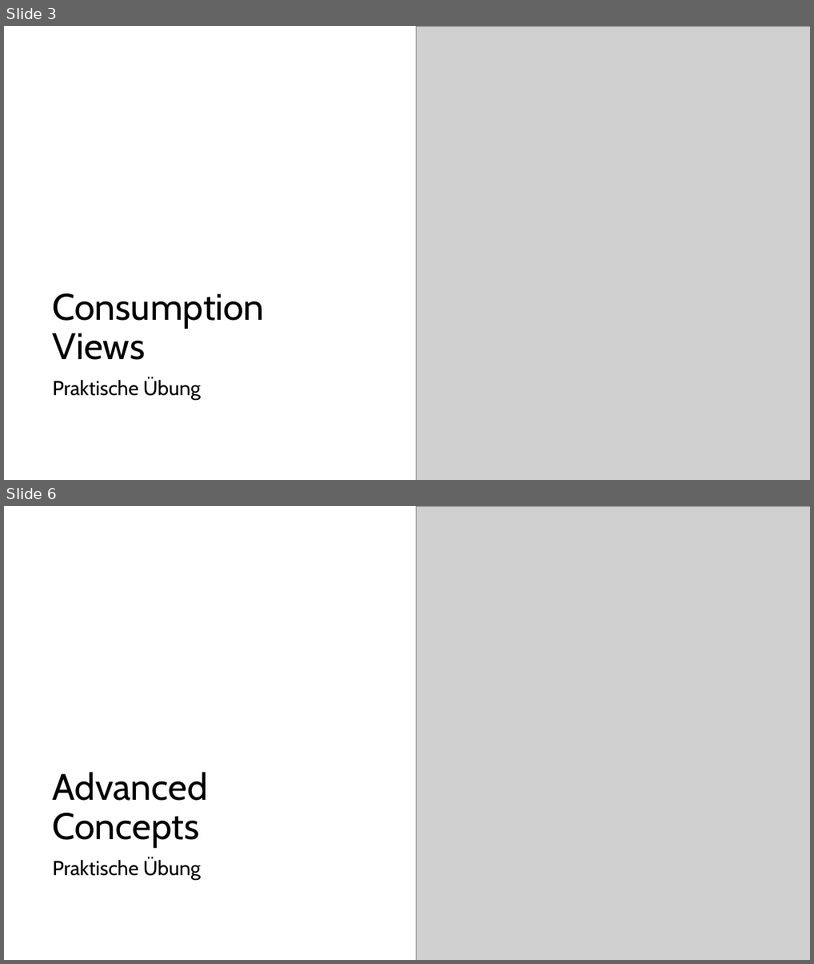
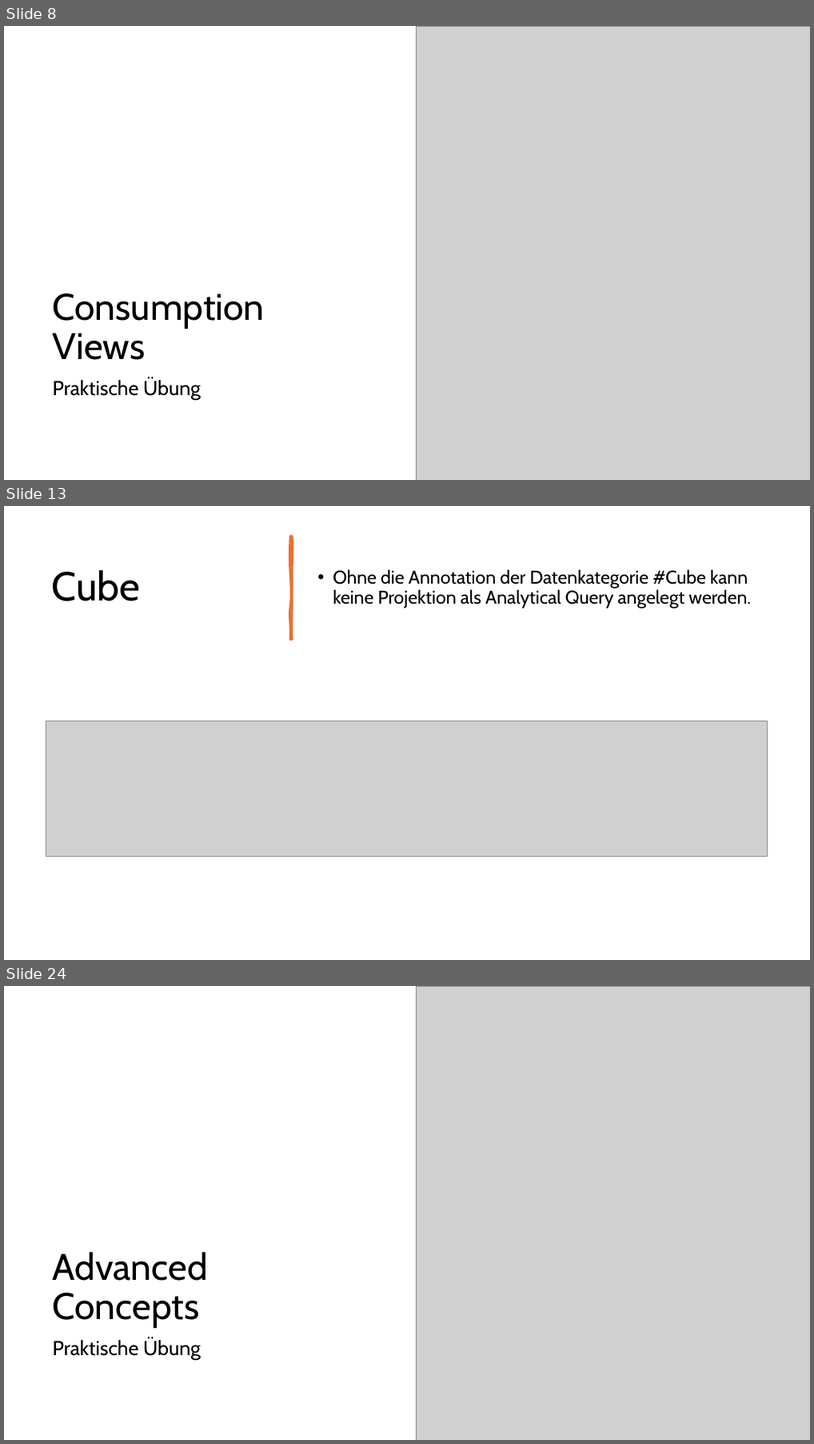
Before and after one commit to DevelopmentBvise/Schulung, a slide deck: CDS presentation/Tag2_Data Modeling with Core Data Services.pptx. Shown one above the other, each under a label of ours: slides 3 and 6 before the commit, slides 8, 13 and 24 after it; the slides between them are not shown. The pictures are 814x964 and 814x1444 pixels, drawn with LibreOffice and Linux fonts; fonts in the diff are those of the drawing; grey boxes stand for pictures. Boxes give left, top, right and bottom in pixels: in the first picture for what was removed or moved away, otherwise in the second. Text is boxed around its words. In the diff, an @@ line names an element or a change of style, - is before the commit and + after.

```diff
--- a/CDS presentation/Tag2_Data Modeling with Core Data Services.pptx
+++ b/CDS presentation/Tag2_Data Modeling with Core Data Services.pptx
@@ slide 13 added at box(4, 506, 810, 960), background #FFFFFF @@
@@ freeform shape added at box(290, 536, 292, 639), fill #E97132, outline #E97132 3.25 pt @@
@@ title added at box(52, 570, 140, 601), 48 pt, text #000000 @@
+Cube
@@ text added at box(333, 569, 751, 608), 22 pt, text #000000 @@
+• Ohne die Annotation der Datenkategorie #Cube kann keine Projektion als Analytical Query angelegt werden.
@@ picture added at box(46, 720, 768, 856) @@
@@ what was slide 3 is now slide 8 @@
@@ what was slide 6 is now slide 24 @@
```
Also in this commit, not shown: 1 slide changed, 28 other slides added, 4 slides removed, 4 other files.
